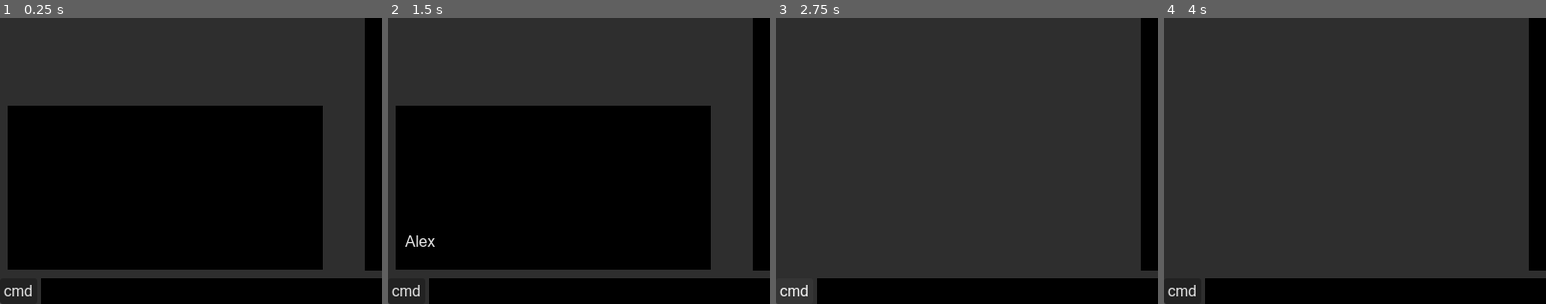
Above: before the commit, frames 1-4 (left to right).
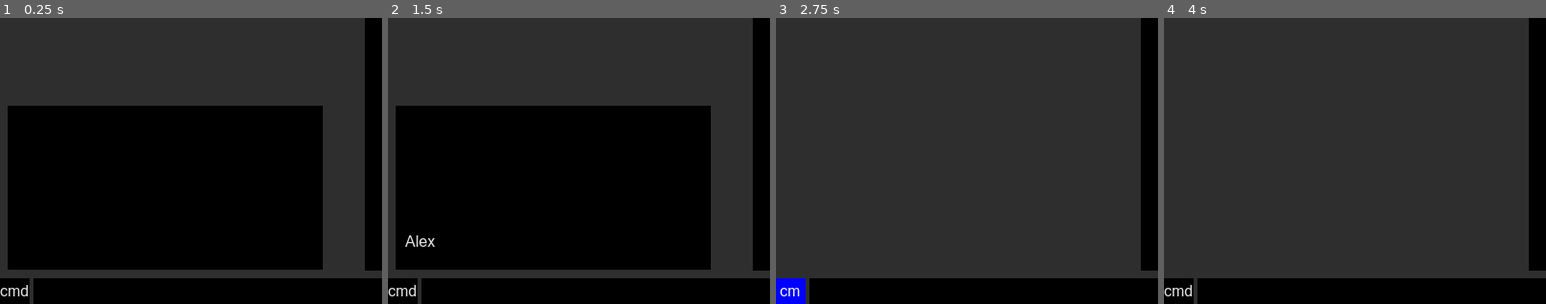
Above: after the commit, the same moments.

Repository: potatohudo/BSOD
Game: Godot game, scene res://PC.tscn
Same seed, same stepped clock (60 frames per second), same inputs: the game is played once before the commit and once after it.
Inputs (mouse positions are % of the whole screen's width and height, from its top left; square brackets give the same spot before the commit, where the layout moved):
- Up to frame 1 (0.25 s): no input
- Up to frame 2 (1.5 s): click (21, 90) at 0.52 s; type "Alex" at 0.6 s; click (13, 5) at 1.27 s
- Up to frame 3 (2.75 s): click "cmd" at 2 s
- Up to frame 4 (4 s): click (13, 5) [13, 7] at 2.75 s; click (13, 6) [13, 9] at 3.5 s
The pictures show only the part of the screen within x 0-50%, y 50-100%; the shares and areas given below are measured in that part.

The runs differ from the first frame. In frame 1, 0.9% of the frame differs, in the area x 0-11%, y 91-100%; in frame 2, 0.9%; in frame 3, 0.9%; in frame 4, 0.9%.

Commit message:
task manager shenaningans

Diff:
--- a/PC/PC.tres
+++ b/PC/PC.tres
@@ -1,9 +1,12 @@
-[gd_resource type="Theme" load_steps=18 format=3 uid="uid://ddqq0cdwdsgep"]
+[gd_resource type="Theme" load_steps=19 format=3 uid="uid://ddqq0cdwdsgep"]
 
 [ext_resource type="FontFile" uid="uid://bh2akjkru0pi7" path="res://micross.ttf" id="1_er0x3"]
 
-[sub_resource type="StyleBoxFlat" id="StyleBoxFlat_eji24"]
-bg_color = Color(0.388235, 0.388235, 0.388235, 0)
+[sub_resource type="StyleBoxFlat" id="StyleBoxFlat_vt6xh"]
+bg_color = Color(0, 0, 1, 1)
+
+[sub_resource type="StyleBoxFlat" id="StyleBoxFlat_0shwk"]
+bg_color = Color(0, 0, 0, 1)
 
 [sub_resource type="StyleBoxFlat" id="StyleBoxFlat_lh0by"]
 bg_color = Color(0.6, 0.6, 0.6, 0)
@@ -66,7 +69,8 @@
 
 [resource]
 default_font = ExtResource("1_er0x3")
-Button/styles/focus = SubResource("StyleBoxFlat_eji24")
+Button/styles/focus = SubResource("StyleBoxFlat_vt6xh")
+Button/styles/normal = SubResource("StyleBoxFlat_0shwk")
 ItemList/colors/font_hovered_color = Color(1, 1, 1, 1)
 ItemList/colors/font_selected_color = Color(0.188235, 0, 1, 1)
 ItemList/styles/focus = SubResource("StyleBoxFlat_lh0by")
--- a/PC/explorrer.gd
+++ b/PC/explorrer.gd
@@ -32,9 +32,9 @@
 	item_list.item_selected.connect(_on_item_selected)
 	item_list.item_activated.connect(_on_item_activated)
 	var system_tasks = [
-		{ "name": "System", "cpu": 1.5, "usage_range": Vector2(0.3, 1.0) },
-		{ "name": "Idle", "cpu": 0.1, "usage_range": Vector2(0.05, 0.2) },
-		{ "name": "Kernel32", "cpu": 2.4, "usage_range": Vector2(1.0, 3.0) }
+		{ "name": "System", "cpu": 1.5, "usage": Vector2(20, 30) },
+		{ "name": "Idle", "cpu": 0.1, "usage": Vector2(0.05, 0.2) },
+		{ "name": "Kernel32", "cpu": 2.4, "usage": Vector2(1.0, 3.0) }
 	]
 	for t in system_tasks:
 		t["pid"] = next_pid
@@ -105,6 +105,7 @@
 func open_file_window(name: String, content, separate: bool = false):
 	var file_window_scene = preload("res://window.tscn")
 	var file_window = file_window_scene.instantiate()
+
 	file_window.set_title(name)
 	file_window.position = Vector2(100, 100)
 	file_window.size = Vector2(600, 400)
@@ -112,8 +113,21 @@
 	if separate and content is String:
 		if content.ends_with(".tscn") and ResourceLoader.exists(content):
 			var res = load(content)
+			await get_tree().process_frame
 			if res is PackedScene:
-				file_window.set_content(res.instantiate())
+				var scene_instance = res.instantiate()
+				file_window.set_content(scene_instance)
+
+				var custom_usage := Vector2(1.0, 3.0)
+
+				if scene_instance.has_method("get_usage"):
+					custom_usage = scene_instance.get_usage()
+				elif scene_instance.has_method("usage") and typeof(scene_instance.get("usage")) == TYPE_VECTOR2:
+					custom_usage = scene_instance.get("usage")
+				else:
+					push_error("No usage found in scene")
+				register_task(name, file_window, custom_usage)
+
 			else:
 				file_window.set_content(_make_error_label("Failed to instantiate .tscn."))
 
@@ -183,7 +197,7 @@
 
 	loader.add_child(file_window)
 	file_window.show()
-	register_task(name, file_window)
+
 
 	var task_button = Button.new()
 	#task_button.text = name  # or use only icon if desired
@@ -210,13 +224,14 @@
 var running_tasks: Dictionary = {}
 var next_pid := 1
 
-func register_task(name: String, window: Control):
+func register_task(name: String, window: Control, usage := Vector2(1.0, 3.0)):
 	if not running_tasks.has(name):
 		var task_info = {
 			"name": name,
 			"pid": next_pid,
 			"window": window,
-			"cpu": randf_range(1.0, 30.0)
+			"cpu": 0.0,
+			"usage": usage
 		}
 		next_pid += 1
 		running_tasks[name] = task_info
@@ -224,6 +239,7 @@
 	window.tree_exiting.connect(func():
 		running_tasks.erase(name)
 	)
+
 
 # TaskMgr calls this
 func get_running_tasks() -> Dictionary:
--- a/PC/panel.gd
+++ b/PC/panel.gd
@@ -27,14 +27,6 @@
 
 	var parts = command.split(" ", false)
 
-	#if command.to_lower() == "open browser":
-		#
-		#window.visible = true
-		#npr.visible = true
-		#window.grab_focus()
-		#window.set_process(true)
-		#cmd_output.append_text("\n Browser opened.")
-		#return
 
 	# Handle generic `open [program]`
 	if parts.size() == 2 and parts[0].to_lower() == "open":
--- a/PC/programs/browser.gd
+++ b/PC/programs/browser.gd
@@ -6,7 +6,11 @@
 @onready var scrollbar = $ScrollContainer/VScrollBar
 
 
-var usage: Vector2 = Vector2(12.0, 16.0)
+var usage: Vector2 = Vector2(18.0, 22.0)
+
+func get_usage() -> Vector2:
+	return usage
+
 var dragging := false
 var drag_offset := Vector2.ZERO
 
--- a/PC/programs/taskmgr.gd
+++ b/PC/programs/taskmgr.gd
@@ -1,22 +1,36 @@
 extends Control
 
 @onready var task_list = $"ScrollContainer/Tasklist"
+@onready var kill_button = $"AspectRatioContainer/KillButton"
 
 var tasks := {}
-var usage_range = Vector2(0.5, 10.0)
+var usage = Vector2(100, 110)
+
+func get_usage() -> Vector2:
+	return usage
+
 var update_interval := 1.5
+var selected_task_name: String = ""
+
 var update_timer: Timer = null
 var explorer : Control = null  # reference to Explorer
+
 
 func _ready():
 	randomize()
 
-	# Look for the Explorer (assumes it's the parent or in scene tree)
+
 	explorer = get_tree().get_root().get_node("/root/Main/SubViewportContainer/SubViewport/Explorer")  # e.g. "/root/Main/Explorer"
 	if not explorer:
 		push_error("Explorer node not found!")
 
 	_start_update_timer()
+
+	kill_button.pressed.connect(func():
+		if selected_task_name != "":
+			_on_end_task_pressed(selected_task_name)
+	)
+
 
 func _start_update_timer():
 	update_timer = Timer.new()
@@ -49,6 +63,7 @@
 func add_task_entry(task_info: Dictionary):
 	var hbox = HBoxContainer.new()
 	hbox.name = task_info.name
+	hbox.mouse_filter = Control.MOUSE_FILTER_PASS
 
 	var label = Label.new()
 	label.text = task_info.name
@@ -61,15 +76,28 @@
 	cpu_label.custom_minimum_size = Vector2(60, 0)
 	hbox.add_child(cpu_label)
 
-	var end_button = Button.new()
-	end_button.text = "End"
-	end_button.pressed.connect(func():
-		_on_end_task_pressed(task_info.name)
+	# Make the whole row respond to clicks
+	hbox.gui_input.connect(func(event):
+		if event is InputEventMouseButton and event.button_index == MOUSE_BUTTON_LEFT and event.pressed:
+			_select_task(task_info.name)
 	)
-	hbox.add_child(end_button)
 
 	task_list.add_child(hbox)
 	tasks[task_info.name] = hbox
+
+func _select_task(name: String):
+	# Clear old selection styles
+	for task_name in tasks.keys():
+		var row = tasks[task_name]
+		row.remove_theme_color_override("panel")
+
+	selected_task_name = name
+
+	if tasks.has(name):
+		tasks[name].add_theme_color_override("panel", Color(0.2, 0.4, 0.6, 0.4))  # subtle blue
+
+
+
 
 func remove_task_entry(name: String):
 	if tasks.has(name):
@@ -87,8 +115,19 @@
 		explorer.running_tasks.erase(name)
 
 func _update_cpu_usage():
-	for task in tasks.values():
-		if task.has_node("CPU"):
-			var label = task.get_node("CPU")
-			var new_val = randf_range(usage_range.x, usage_range.y)
+	if not explorer:
+		return
+
+	var current_tasks = explorer.get_running_tasks()
+
+	for name in tasks.keys():
+		if not current_tasks.has(name):
+			continue
+
+		var task_info = current_tasks[name]
+		var range: Vector2 = task_info.get("usage", Vector2 (0.5, 3))
+
+		if tasks[name].has_node("CPU"):
+			var label = tasks[name].get_node("CPU")
+			var new_val = randf_range(range.x, range.y)
 			label.text = "%0.2f%%" % new_val
--- a/PC/programs/taskmgr.tscn
+++ b/PC/programs/taskmgr.tscn
@@ -4,7 +4,7 @@
 [ext_resource type="Script" path="res://programs/taskmgr.gd" id="1_hkl8i"]
 
 [sub_resource type="StyleBoxFlat" id="StyleBoxFlat_s8bg1"]
-bg_color = Color(0.847802, 0.880077, 0.978505, 1)
+bg_color = Color(0.218218, 0.283941, 0.636469, 1)
 
 [node name="Control" type="Control"]
 layout_mode = 3
@@ -40,13 +40,33 @@
 offset_bottom = 86.0
 
 [node name="ScrollContainer" type="ScrollContainer" parent="."]
-layout_mode = 2
-offset_left = 13.0
-offset_top = 86.0
-offset_right = 781.0
-offset_bottom = 585.0
+layout_mode = 1
+offset_left = 21.0
+offset_top = 60.0
+offset_right = 680.0
+offset_bottom = 583.0
 
 [node name="Tasklist" type="GridContainer" parent="ScrollContainer"]
 layout_mode = 2
 size_flags_horizontal = 3
 size_flags_vertical = 3
+
+[node name="AspectRatioContainer" type="AspectRatioContainer" parent="."]
+layout_mode = 1
+anchors_preset = -1
+anchor_right = 1.0
+anchor_bottom = 1.0
+offset_left = 170.0
+offset_top = 26.0
+offset_right = -22.0
+offset_bottom = -18.0
+grow_horizontal = 2
+grow_vertical = 2
+alignment_horizontal = 2
+alignment_vertical = 2
+
+[node name="KillButton" type="Button" parent="AspectRatioContainer"]
+layout_mode = 2
+size_flags_horizontal = 8
+size_flags_vertical = 8
+text = "kill task"
Binary file changed: PC/programs/explorer/icons/browser.png
Binary file added: PC/programs/explorer/icons/browser1.png
Not shown, added: PC/programs/explorer/icons/browser1.png.import
